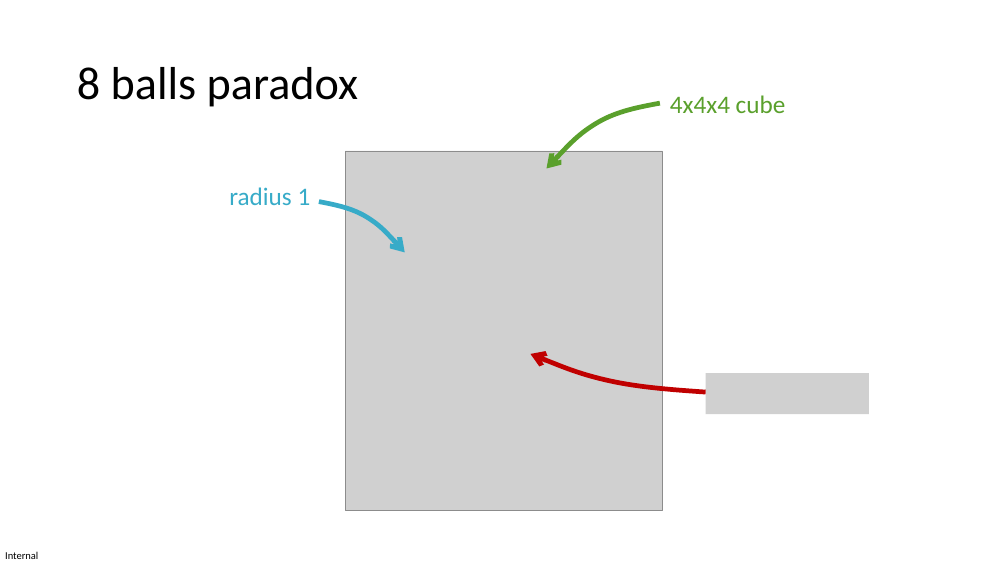
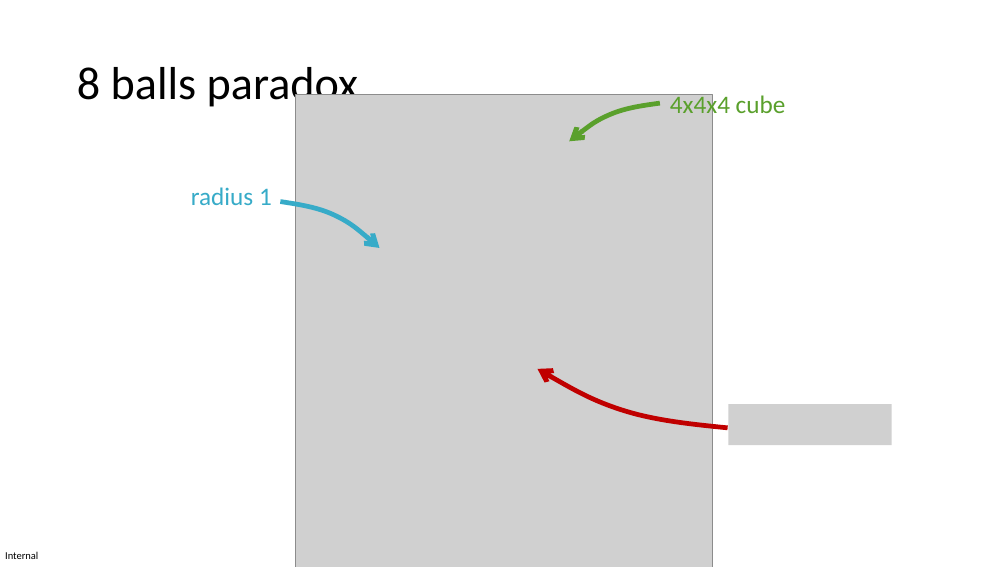
Before and after one commit to MICS-Lab/XmasPresentation2023PRFD, a slide deck: slide 19 of slides_x_mas_2023.pptx. Drawn at 1008x567 pixels with LibreOffice and Linux fonts; fonts in the diff are those of the drawing; grey boxes stand for pictures. Boxes give left, top, right and bottom in pixels: in the first picture for what was removed or moved away, otherwise in the second. Text is boxed around its words. In the diff, an @@ line names an element or a change of style, - is before the commit and + after.

Commit message:
enlarged images + adapted legend

```diff
--- a/slides_x_mas_2023.pptx
+++ b/slides_x_mas_2023.pptx
@@ picture: place and size @@
-picture at <box>346,151,662,511</box>
+picture at <box>296,95,712,567</box>
@@ freeform shape: place and size @@
-freeform shape at <box>547,103,660,168</box>
+freeform shape at <box>569,103,660,141</box>
@@ text "radius 1": place and size @@
-text "radius 1" at <box>229,187,311,205</box>
+text "radius 1" at <box>191,187,272,205</box>
@@ freeform shape: place and size @@
-freeform shape at <box>319,202,405,253</box>
+freeform shape at <box>281,202,380,248</box>
@@ freeform shape: place and size @@
-freeform shape at <box>531,354,706,392</box>
+freeform shape at <box>538,369,727,428</box>
@@ picture removed at <box>706,373,869,414</box> @@
@@ picture added at <box>729,404,892,445</box> @@
```
Also in this commit, not shown: 8 other slides changed.
